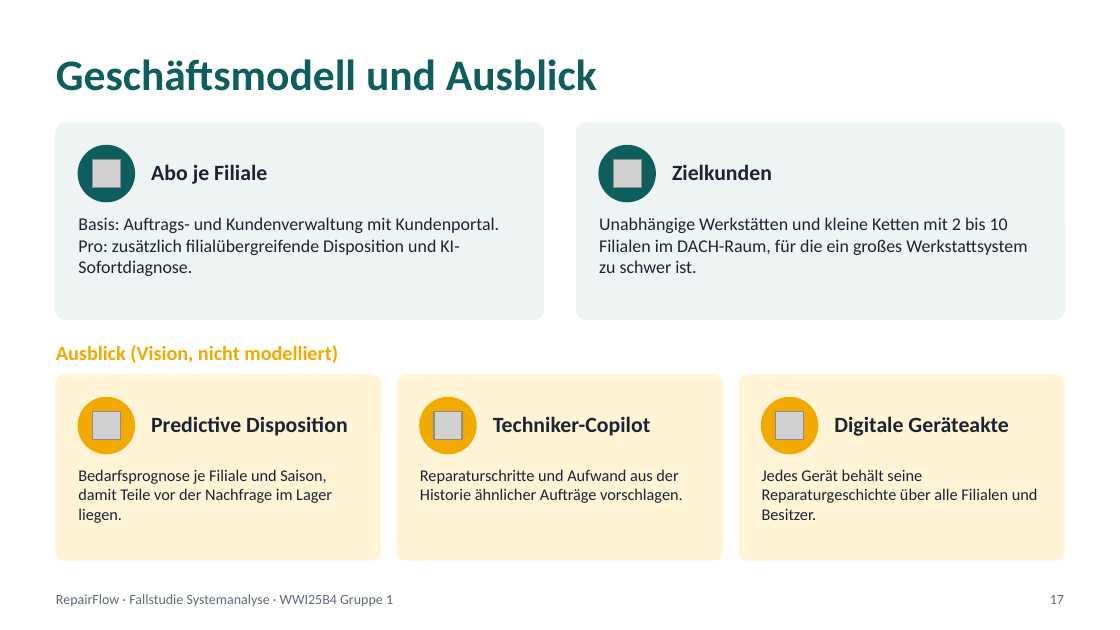
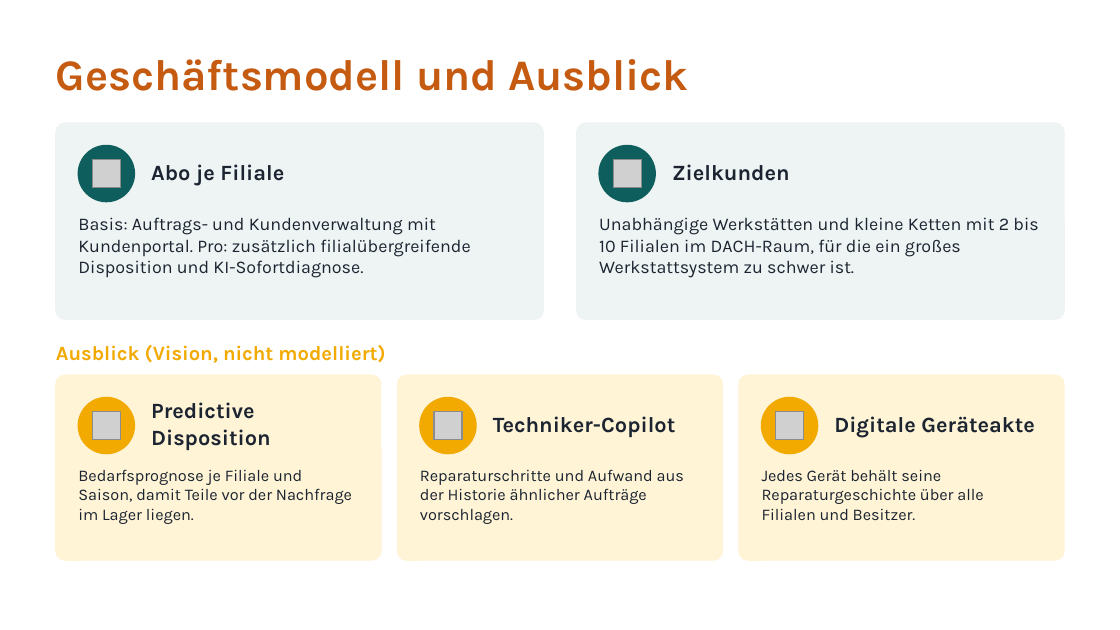
Before and after one commit to jakobschwan123-cmd/casestudy-semester-3, a slide deck: slide 17 of 4_praesentation/Abschlusspraesentation.pptx. Drawn at 1120x630 pixels with LibreOffice and Linux fonts; fonts in the diff are those of the drawing; grey boxes stand for pictures. Boxes give left, top, right and bottom in pixels: in the first picture for what was removed or moved away, otherwise in the second. Text is boxed around its words. In the diff, an @@ line names an element or a change of style, - is before the commit and + after.

```diff
--- a/4_praesentation/Abschlusspraesentation.pptx
+++ b/4_praesentation/Abschlusspraesentation.pptx
@@ text "Geschäftsmodell und Ausblick" at [56, 59, 688, 91]: font Calibri to Karla, text colour #0E5E5E to #C55A11 @@
@@ font Calibri to Karla in 11 elements at [151, 164, 284, 186], [78, 217, 470, 278], [672, 164, 790, 181], [599, 217, 1038, 278], [56, 345, 385, 363], [151, 402, 271, 450], [78, 469, 352, 524], [493, 416, 676, 437], [420, 469, 684, 524], [834, 416, 1035, 438], [762, 470, 983, 520] @@
@@ text removed at [56, 594, 393, 607] @@
-RepairFlow · Fallstudie Systemanalyse · WWI25B4 Gruppe 1
@@ text removed at [1050, 595, 1064, 604] @@
-17
```
Also in this commit, not shown: 16 other slides changed, 1 slide added, 1 slide removed.
